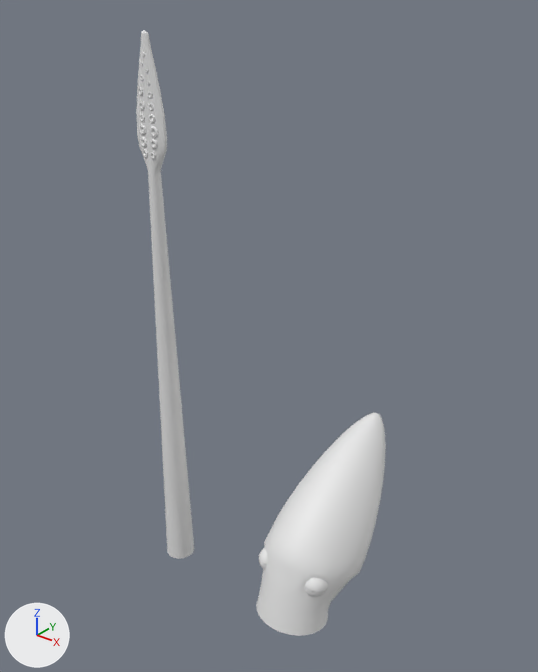
Two versions of the Blender file VRPO/Assets/Resources/3D/Blend backups/Kraken_Boss.blend, one commit apart.
Camera for both pictures: a 50 mm camera at (153.0, -217.0, 266.0) aimed at (-34.0, 17.0, 121.0). Every picture has the same lights, and +X, +Y and +Z are marked at lower left.

The first picture shows 'Kraken_Head', 'Kraken_Tentacle'.
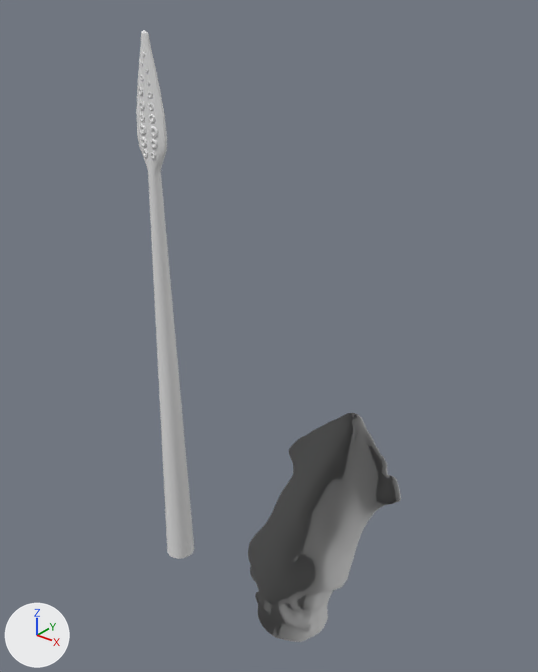
The newer file is also rescaled (x0.146) as a whole; pictures and numbers use the older file's frame.

Pixel boxes [x1, y1, x2, y2] of what changed, in the pictures (538 x 672 px):
'Kraken', added
    after: [248, 413, 401, 642]
'Kraken_Head', deleted
    before: [256, 412, 386, 636]

Diff of the bpy script that builds the scene:
```diff
--- a/VRPO/Assets/Resources/3D/Blend backups/Kraken_Boss.blend.py
+++ b/VRPO/Assets/Resources/3D/Blend backups/Kraken_Boss.blend.py
@@ mat_kraken_material @@
+mat_kraken_material = bpy.data.materials.new('Kraken_Material')
+mat_kraken_material.use_nodes = True; mat_kraken_material.node_tree.nodes.clear()
+_N = mat_kraken_material.node_tree.nodes; _L = mat_kraken_material.node_tree.links
+n0 = _N.new('ShaderNodeOutputMaterial'); n0.name = 'Material Output'
+n1 = _N.new('ShaderNodeBsdfDiffuse'); n1.name = 'Diffuse BSDF'
+n2 = _N.new('ShaderNodeTexCoord'); n2.name = 'Texture Coordinate.001'
+n2.object = ob_kraken
+_L.new(n1.outputs[0], n0.inputs[0])  # 'BSDF' to 'Surface'
+_L.new(n2.outputs[2], n1.inputs[2])  # 'UV' to 'Normal'
@@ me_kraken_head @@
+me_kraken_head.from_pydata(...)  # 6185 vertices, 6689 faces; spans x -4.56..4.56, y -3.85..5.94, z -0.83..12.24
+me_kraken_head.polygons.foreach_set('use_smooth', [True] * 6689)
+me_kraken_head.materials.append(mat_kraken_material)  # its picture is missing
@@ ob_kraken_head @@
-ob_kraken_head = bpy.data.objects.new('Kraken_Head', me_eye_l)
-ob_kraken_head.location = (0.0, 0.0, 0.0)
-ob_kraken_head.delta_scale = (6.857, 6.857, 6.857)
@@ ob_kraken @@
+ob_kraken = bpy.data.objects.new('Kraken', me_kraken_head)
+ob_kraken.location = (0.0, 0.0, 0.0)
+ob_kraken.scale = (6.86, 6.86, 6.86)
```
